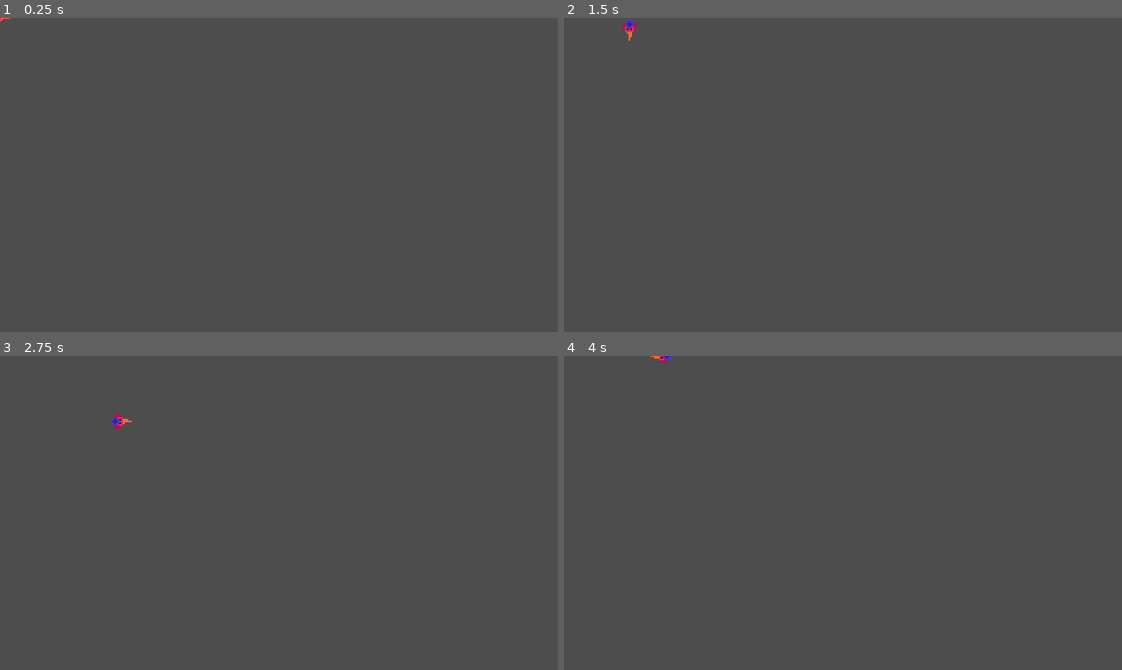
Above: before the commit, frames 1-4 (two rows, left to right).
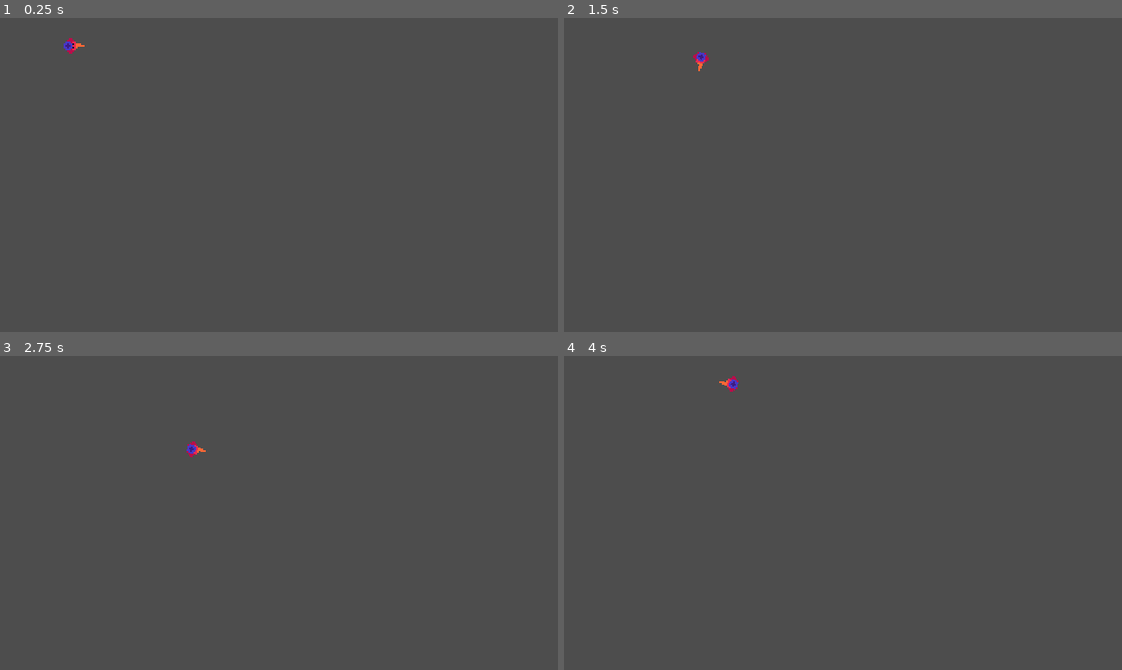
Above: after the commit, the same moments.

Repository: UHSGDC/alfred-the-dipping-bird
Game: Godot game, scene res://scenes/oasis/oasis_minigame.tscn
Same seed, same stepped clock (60 frames per second), same inputs: the game is played once before the commit and once after it. This scene is started directly instead of the project's main scene.
Inputs:
- Up to frame 1 (0.25 s): no input
- Up to frame 2 (1.5 s): tap Enter (minigame_tester_reinstance) at 0.5, 1.35 s; hold D (right) 0.53-1.28 s; hold Backspace (minigame_tester_end) 0.53-1.28 s; hold S (down) from 1.28 s (still down)
- Up to frame 3 (2.75 s): release S (down) at 2.03 s; hold D (right) from 2.03 s (still down); hold Backspace (minigame_tester_end) from 2.03 s (still down)
- Up to frame 4 (4 s): release D (right) at 2.78 s; release Backspace (minigame_tester_end) at 2.78 s; hold W (up) 2.78-3.53 s; tap Enter (minigame_tester_reinstance) at 2.85 s; hold A (left) from 3.53 s (still down); hold Backspace (minigame_tester_end) from 3.53 s (still down)

The runs differ from the first frame. In frame 1, 0.1% of the frame differs, in the area x 0-16%, y 0-12%; in frame 2, 0.2%, in the area x 10-26%, y 0-17%; in frame 3, 0.2%; in frame 4, 0.1%.

Commit message:
Player animations for walk and idle
changed alfred sprite to have two different versions of alfred. one for on ground and one for camel, so that his beak doesn't blend in with the background

Diff:
--- a/scenes/oasis/oasis_minigame.tscn
+++ b/scenes/oasis/oasis_minigame.tscn
@@ -9,10 +9,129 @@
 [sub_resource type="CircleShape2D" id="CircleShape2D_ffi61"]
 radius = 5.0
 
+[sub_resource type="Animation" id="Animation_chxjd"]
+resource_name = "walk"
+length = 0.4
+loop_mode = 1
+step = 0.05
+tracks/0/type = "value"
+tracks/0/imported = false
+tracks/0/enabled = true
+tracks/0/path = NodePath("BirdSprite:rotation")
+tracks/0/interp = 1
+tracks/0/loop_wrap = true
+tracks/0/keys = {
+"times": PackedFloat32Array(0, 0.1, 0.3, 0.4),
+"transitions": PackedFloat32Array(1, 1, 1, 1),
+"update": 0,
+"values": [0.0, 0.174533, -0.174533, 0.0]
+}
+tracks/1/type = "value"
+tracks/1/imported = false
+tracks/1/enabled = true
+tracks/1/path = NodePath("BirdSprite/HatSprite:position")
+tracks/1/interp = 1
+tracks/1/loop_wrap = true
+tracks/1/keys = {
+"times": PackedFloat32Array(0, 0.1, 0.2, 0.3, 0.4),
+"transitions": PackedFloat32Array(1, 1, 1, 1, 1),
+"update": 0,
+"values": [Vector2(0, 0), Vector2(1, 0), Vector2(0, 0), Vector2(1, 0), Vector2(0, 0)]
+}
+
+[sub_resource type="Animation" id="Animation_521q1"]
+length = 0.001
+tracks/0/type = "value"
+tracks/0/imported = false
+tracks/0/enabled = true
+tracks/0/path = NodePath("BirdSprite/HatSprite:position")
+tracks/0/interp = 1
+tracks/0/loop_wrap = true
+tracks/0/keys = {
+"times": PackedFloat32Array(0),
+"transitions": PackedFloat32Array(1),
+"update": 0,
+"values": [Vector2(0, 0)]
+}
+tracks/1/type = "value"
+tracks/1/imported = false
+tracks/1/enabled = true
+tracks/1/path = NodePath("BirdSprite:rotation")
+tracks/1/interp = 1
+tracks/1/loop_wrap = true
+tracks/1/keys = {
+"times": PackedFloat32Array(0),
+"transitions": PackedFloat32Array(1),
+"update": 0,
+"values": [0.0]
+}
+tracks/2/type = "value"
+tracks/2/imported = false
+tracks/2/enabled = true
+tracks/2/path = NodePath("BirdSprite:position")
+tracks/2/interp = 1
+tracks/2/loop_wrap = true
+tracks/2/keys = {
+"times": PackedFloat32Array(0),
+"transitions": PackedFloat32Array(1),
+"update": 0,
+"values": [Vector2(0, 0)]
+}
+
+[sub_resource type="Animation" id="Animation_oj53f"]
+resource_name = "idle"
+length = 3.0
+loop_mode = 1
+step = 0.2
+tracks/0/type = "value"
+tracks/0/imported = false
+tracks/0/enabled = true
+tracks/0/path = NodePath("BirdSprite/HatSprite:position")
+tracks/0/interp = 1
+tracks/0/loop_wrap = false
+tracks/0/keys = {
+"times": PackedFloat32Array(0.8, 1.4, 1.8, 2.6, 3),
+"transitions": PackedFloat32Array(1, 1, 1, 1, 1),
+"update": 0,
+"values": [Vector2(0, 0), Vector2(0, 0), Vector2(-1, 0), Vector2(-1, 0), Vector2(0, 0)]
+}
+tracks/1/type = "value"
+tracks/1/imported = false
+tracks/1/enabled = true
+tracks/1/path = NodePath("BirdSprite:position")
+tracks/1/interp = 1
+tracks/1/loop_wrap = false
+tracks/1/keys = {
+"times": PackedFloat32Array(0.6, 1.2, 1.6, 2.2, 2.6),
+"transitions": PackedFloat32Array(1, 1, 1, 1, 1),
+"update": 0,
+"values": [Vector2(0, 0), Vector2(0, 0), Vector2(-1, 0), Vector2(-1, 0), Vector2(0, 0)]
+}
+tracks/2/type = "value"
+tracks/2/imported = false
+tracks/2/enabled = true
+tracks/2/path = NodePath("BirdSprite:rotation")
+tracks/2/interp = 1
+tracks/2/loop_wrap = false
+tracks/2/keys = {
+"times": PackedFloat32Array(1.2, 1.4, 1.8, 2.2, 2.6, 2.8),
+"transitions": PackedFloat32Array(1, 1, 1, 1, 1, 1),
+"update": 0,
+"values": [0.0, 0.0872665, -0.0872665, -0.0872665, 0.0872665, 0.0]
+}
+
+[sub_resource type="AnimationLibrary" id="AnimationLibrary_1uo27"]
+_data = {
+"RESET": SubResource("Animation_521q1"),
+"idle": SubResource("Animation_oj53f"),
+"walk": SubResource("Animation_chxjd")
+}
+
 [node name="OasisMinigame" type="Node2D"]
 texture_filter = 1
 
 [node name="Player" type="CharacterBody2D" parent="."]
+position = Vector2(41, 16)
 motion_mode = 1
 script = ExtResource("1_citb5")
 max_speed = 50.0
@@ -30,17 +149,24 @@
 
 [node name="BirdSprite" type="Sprite2D" parent="Player"]
 texture = ExtResource("2_74at4")
+offset = Vector2(2, 0)
 flip_h = true
+hframes = 2
 region_enabled = true
-region_rect = Rect2(1, 1, 11, 9)
+region_rect = Rect2(0, 1, 26, 9)
 
 [node name="HatSprite" type="Sprite2D" parent="Player/BirdSprite"]
-position = Vector2(-4, 0)
 texture = ExtResource("2_74at4")
+offset = Vector2(-2, 0)
 region_enabled = true
-region_rect = Rect2(14, 3, 5, 5)
+region_rect = Rect2(27, 3, 5, 5)
 
 [node name="CollisionShape2D" type="CollisionShape2D" parent="Player"]
 shape = SubResource("CircleShape2D_ffi61")
 
+[node name="AnimationPlayer" type="AnimationPlayer" parent="Player"]
+libraries = {
+"": SubResource("AnimationLibrary_1uo27")
+}
+
 [connection signal="area_entered" from="Player/CamelDetector" to="Player" method="_on_camel_detector_area_entered"]
--- a/scenes/oasis/player.gd
+++ b/scenes/oasis/player.gd
@@ -18,12 +18,18 @@
 		move(delta, input)
 	look(input)
 
+	if velocity == Vector2.ZERO:
+		$BirdSprite.rotation = 0
+		$AnimationPlayer.play("idle")
+	else:
+		$AnimationPlayer.play("walk")
+
 
 func look(input: Vector2) -> void:
 	if input != Vector2.ZERO:
-		bird_sprite.rotation = input.angle()
+		rotation = input.angle()
 	elif camel:
-		bird_sprite.rotation = camel.rotation
+		rotation = camel.rotation
 
 
 func camel_move() -> void:
@@ -57,7 +63,6 @@
 	if !in_air and velocity.length() > max_speed:
 		# Move toward stops this from making the velocity below max_speed
 		velocity = velocity.move_toward(velocity.normalized() * max_speed, sand_acceleration * 2 * delta)
-	print(velocity, velocity.length())
 	move_and_slide()
 
 
Binary file changed: assets/oasis/alfred.png
Not shown: 1 places in scenes/oasis/oasis_minigame.tscn that only renumber resources
